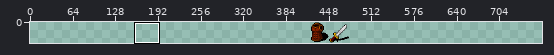
Sprite sheet, stored at core/assets/items/items.png. The picture above shows the old version from afar; the outline marks the close-up.
Close-up. Earlier state:
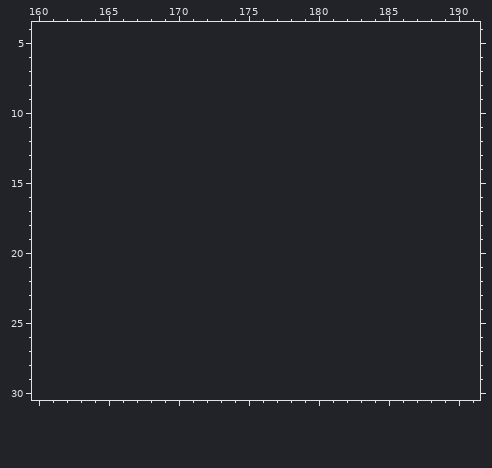
The file is 64x32 pixels. Pixels under 10% opacity are left out. Colours within 5 levels of each other are drawn and written as one. Shown: x 160..191, y 4..30. The old version is drawn lined up with the new one, on the new canvas. The commit also changed other parts of the picture, which this record leaves out.
Palette (. is transparent): 
After:
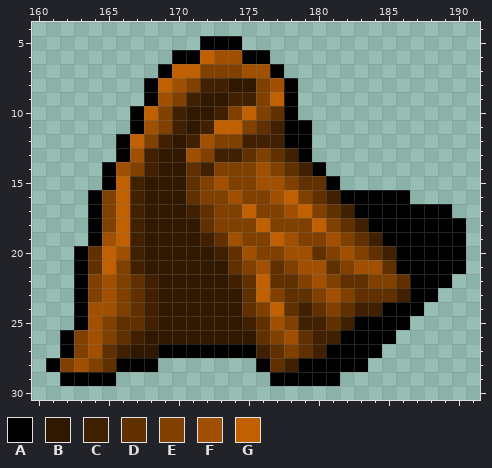
Colours new in this view: A #000000  B #301800  C #402000  D #603000  E #804000  F #a05000  G #c06000
The edit:
canvas 64x32 -> 768x32, the old top-left corner now at 416,0
Changed rows in their new state; - is an unchanged pixel.
first column x 161:
 5 -----------AAA----------------
 6 ---------AAGFFAA--------------
 7 --------AGGEEEFFA-------------
 8 -------AGFECCBBEFA------------
 9 -------AFECBBCCEGA------------
10 ------AGECBBCEGEDA------------
11 ------AFECBCGGEDCAA-----------
12 -----AGECBCFEECCCAA-----------
13 -----AFCBBFECCDEDCA-----------
14 ----AFECBBDCEEEFEDCA----------
15 ----AGCBBBDEFEEFFEDDA---------
16 ---AEGCBBBDEEFEEFGEDCAAAAA----
17 ---AEGCBBBCDEEGEEFGEDCAAAAAAA-
18 ---AEGCBBBBDEEEGEEEGEDCAAAAAAA
19 ---AFGCBBBBCDFEEGFEEFEDCAAAAAA
20 --ADGFCBBBBBCDFEEFFDEFEDCAAAAA
21 --ADGECBBBBBBDEFDEFFDEFFDAAAAA
22 --AEFEDCBBBBBCDGDDEFEDDEEDAAA-
23 --AEFEDCBBBBBBDGEDDEFEDDDCAA--
24 --AFFEDCBBBBBBDEGDCDEDCCAAA---
25 --AFEDDCBBBBBBCDFECCDCAAAA----
26 -AEFEDCBBBBBBBBDEFDCCAAAA-----
27 -AEFDCBBAAAAAAACDEDCAAAA------
28 AEFEDAAA-------ADCAAAAA-------
29 -AAAA-----------AAAAA---------
